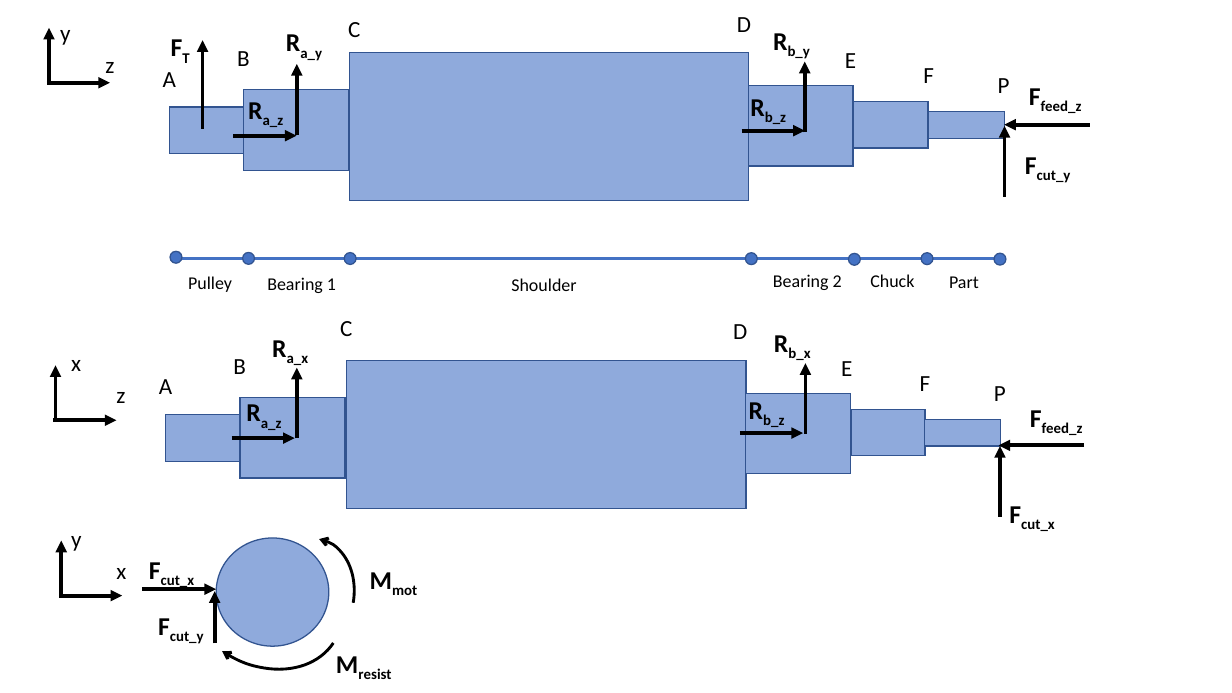
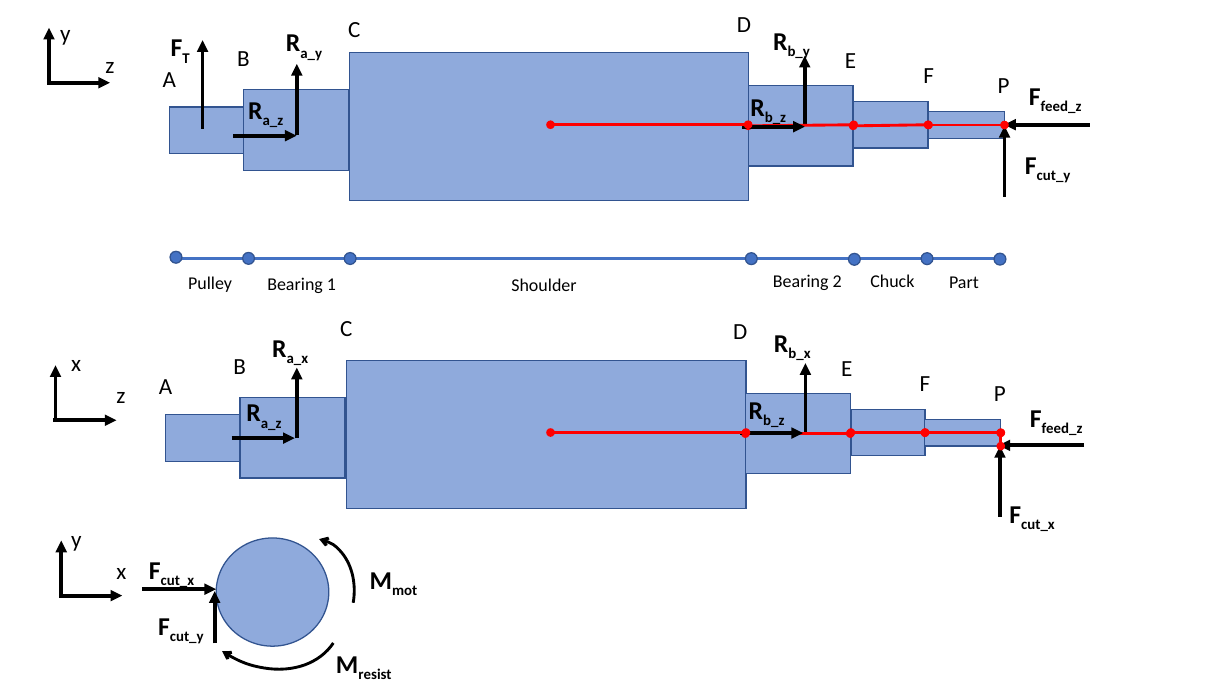
Before and after one commit to laschwend/crocdeathroll272, a slide deck: slide 1 of Figures/SpindleFBDfigure_1.pptx. Drawn at 1232x693 pixels with LibreOffice and Linux fonts; fonts in the diff are those of the drawing. Boxes give left, top, right and bottom in pixels: in the first picture for what was removed or moved away, otherwise in the second. Text is boxed around its words. In the diff, an @@ line names an element or a change of style, - is before the commit and + after.

Commit message:
Figures updated

```diff
--- a/Figures/SpindleFBDfigure_1.pptx
+++ b/Figures/SpindleFBDfigure_1.pptx
@@ arrow moved from (805, 132) - (805, 62) to (805, 127) - (805, 55) @@
@@ double arrow added from (551, 125) to (749, 125), #FF0000 2.25 pt @@
@@ arrow moved from (742, 130) - (805, 130) to (742, 127) - (805, 127) @@
@@ double arrow added from (749, 126) to (854, 125), #FF0000 2.25 pt @@
@@ double arrow added from (853, 126) to (928, 125), #FF0000 2.25 pt @@
@@ double arrow added from (929, 125) to (1005, 125), #FF0000 2.25 pt @@
@@ double arrow added from (551, 433) to (746, 433), #FF0000 2.25 pt @@
@@ double arrow added from (746, 433) to (850, 433), #FF0000 2.25 pt @@
@@ double arrow added from (851, 433) to (925, 433), #FF0000 2.25 pt @@
@@ double arrow added from (925, 433) to (1001, 433), #FF0000 2.25 pt @@
@@ double arrow added from (1001, 446) to (1001, 433), #FF0000 2.25 pt @@
```
